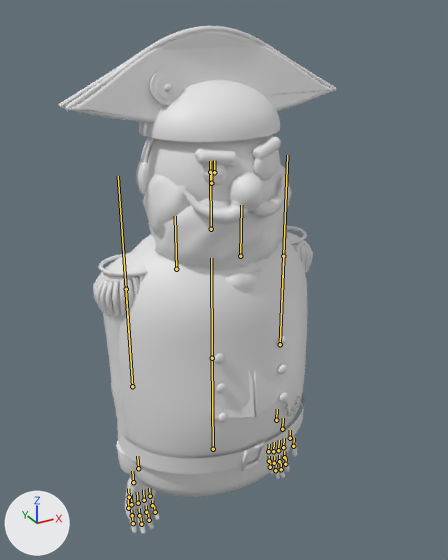
The glTF model assets/models/gristle.glb as it was, and as the next commit left it.
Rendered twice from a camera (50 mm lens) standing at (-0.662, -1.267, 0.852) and looking at (-0.008, -0.078, 0.258). The lights are fixed; the arrows at lower left show +X, +Y and +Z. The older version comes first. The bones that bend it are drawn over the model as lines.

Objects in the first picture: 'gristle_body'.
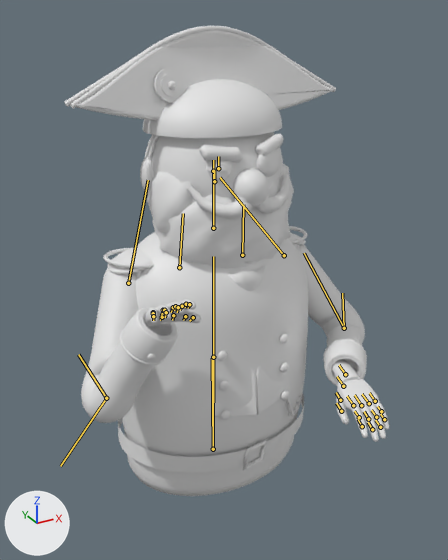
The newer file adds an action. The first version stands in its rest pose; the second is drawn at frame 5 of the action 'emote_wave'.

Location of each change, [x1, y1, x2, y2] in pixels of the pictures (448 x 560 px):
'gristle_body', posed (17% wider, 7% shorter): before [59, 26, 336, 534]; after [64, 26, 389, 496]
bone 'spine', root to tip: before (213, 449) to (212, 358); after (213, 449) to (213, 357)
bone 'head', root to tip: before (210, 172) to (210, 161); after (213, 171) to (213, 160)
bone 'clavicle.R', root to tip: before (176, 269) to (175, 216); after (179, 267) to (183, 213)
bone 'upperarm.R', root to tip: before (126, 289) to (118, 176); after (128, 283) to (148, 180)
bone 'elbow.R', root to tip: before (132, 386) to (126, 289); after (106, 398) to (78, 354)
bone 'forearm.R', root to tip: before (132, 386) to (126, 293); after (106, 398) to (60, 466)
bone 'hand.R', root to tip: before (138, 468) to (137, 456); after (162, 317) to (160, 320)
bone 'index2.R', root to tip: before (132, 515) to (131, 509); after (186, 304) to (185, 307)
bone 'middle1.R', root to tip: before (138, 503) to (137, 492); after (173, 307) to (171, 312)
bone 'middle3.R', root to tip: before (141, 524) to (141, 517); after (178, 307) to (177, 312)
bone 'ring1.R', root to tip: before (144, 500) to (143, 489); after (163, 310) to (161, 315)
bone 'ring2.R', root to tip: before (146, 512) to (146, 505); after (164, 310) to (163, 314)
bone 'little1.R', root to tip: before (150, 496) to (149, 488); after (153, 312) to (152, 316)
bone 'little3.R', root to tip: before (155, 512) to (154, 506); after (153, 316) to (153, 320)
bone 'thumb1.R', root to tip: before (133, 482) to (132, 471); after (173, 315) to (172, 320)
bone 'thumb2.R', root to tip: before (129, 497) to (128, 488); after (185, 316) to (183, 320)
bone 'upperarm.L', root to tip: before (283, 256) to (287, 155); after (284, 255) to (220, 177)
bone 'elbow.L', root to tip: before (280, 344) to (283, 256); after (344, 328) to (304, 253)
bone 'forearm.L', root to tip: before (280, 344) to (283, 259); after (344, 328) to (342, 293)
bone 'hand.L', root to tip: before (276, 420) to (277, 409); after (345, 374) to (339, 365)

The change in detail:
Bone 'spine' (bone_spine) turns from (0, 0, 0) to (0, 1, -1) degrees about its own x, y and z.
Bone 'head' (bone_head) turns from (0, 0, 0) to (-1, 0, 0) degrees about its own x, y and z.
Bone 'clavicle.R' (bone_clavicle_r) turns from (0, 0, 0) to (0, 1, -5) degrees about its own x, y and z.
Bone 'upperarm.R' (bone_upperarm_r) turns from (0, 0, 0) to (30, 173, -21) degrees about its own x, y and z.
Bone 'elbow.R' (bone_elbow_r) turns from (0, 0, 0) to (63, 0, 0) degrees about its own x, y and z.
Bone 'forearm.R' (bone_forearm_r) turns from (0, 0, 0) to (127, 0, 0) degrees about its own x, y and z.
Bone 'hand.R' (bone_hand_r) turns from (0, 0, 0) to (-37, -4, 32) degrees about its own x, y and z.
Bone 'index2.R' (bone_index2_r) turns from (0, 0, 0) to (3, 0, 0) degrees about its own x, y and z.
Bone 'middle1.R' (bone_middle1_r) turns from (0, 0, 0) to (4, 0, 0) degrees about its own x, y and z.
Bone 'middle3.R' (bone_middle3_r) turns from (0, 0, 0) to (3, 0, 0) degrees about its own x, y and z.
Bone 'ring1.R' (bone_ring1_r) turns from (0, 0, 0) to (5, 0, 0) degrees about its own x, y and z.
Bone 'ring2.R' (bone_ring2_r) turns from (0, 0, 0) to (5, 0, 0) degrees about its own x, y and z.
Bone 'little1.R' (bone_little1_r) turns from (0, 0, 0) to (5, 1, 0) degrees about its own x, y and z.
Bone 'little3.R' (bone_little3_r) turns from (0, 0, 0) to (4, 1, 0) degrees about its own x, y and z.
Bone 'thumb1.R' (bone_thumb1_r) turns from (0, 0, 0) to (5, 1, 2) degrees about its own x, y and z.
Bone 'thumb2.R' (bone_thumb2_r) turns from (0, 0, 0) to (0, -1, -4) degrees about its own x, y and z.
Bone 'upperarm.L' (bone_upperarm_l) turns from (0, 0, 0) to (26, 152, 47) degrees about its own x, y and z.
Bone 'elbow.L' (bone_elbow_l) turns from (0, 0, 0) to (46, 0, 0) degrees about its own x, y and z.
Bone 'forearm.L' (bone_forearm_l) turns from (0, 0, 0) to (93, 0, 0) degrees about its own x, y and z.
Bone 'hand.L' (bone_hand_l) turns from (0, 0, 0) to (-23, 35, -28) degrees about its own x, y and z.
